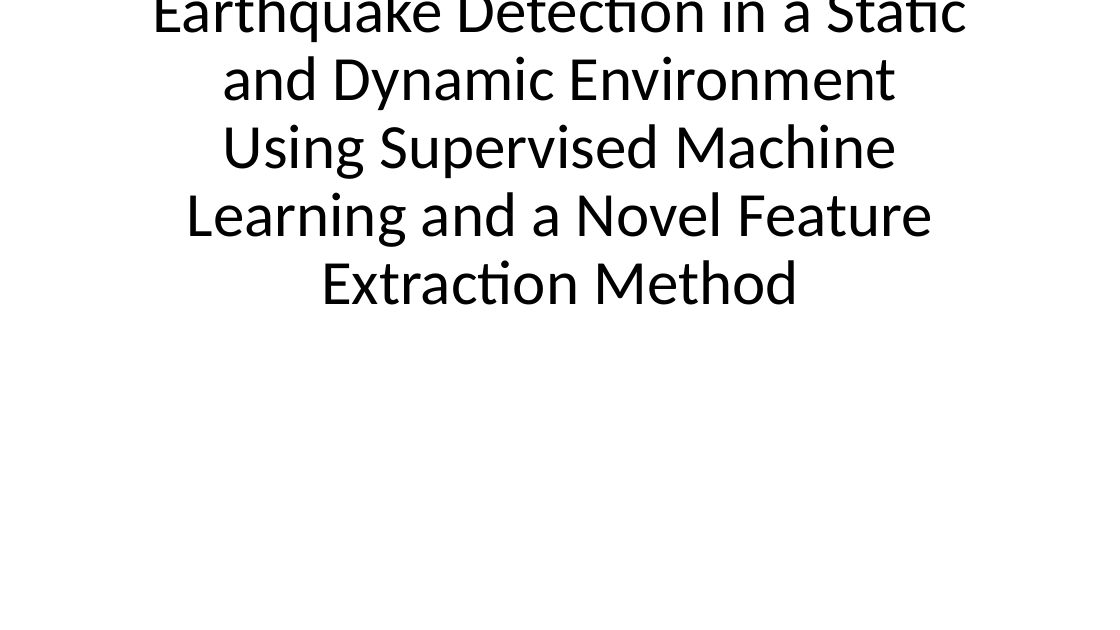
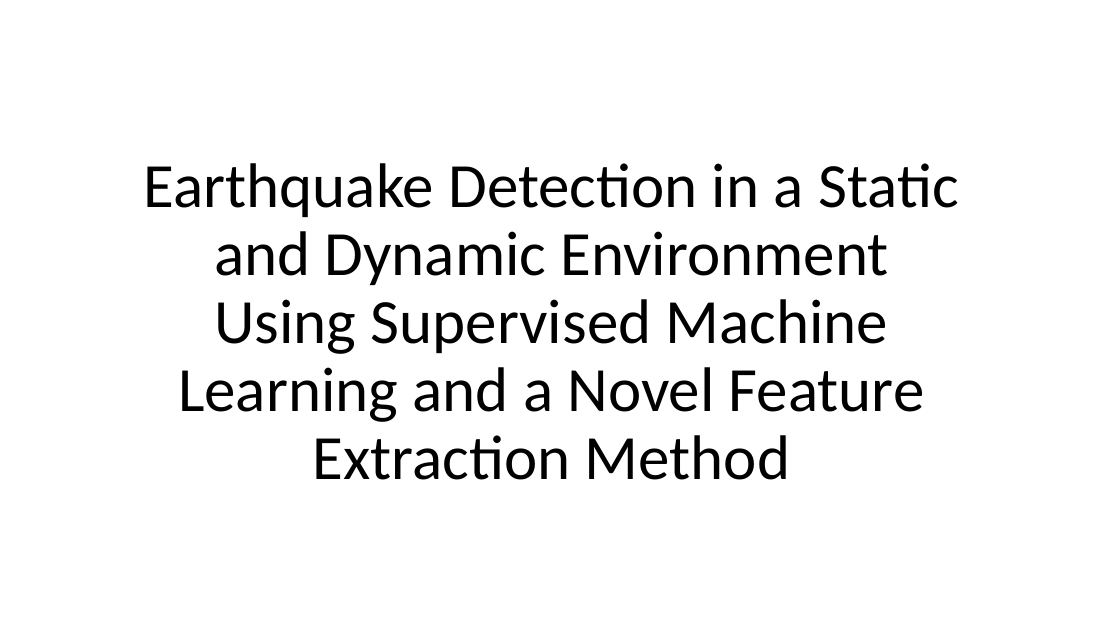
Before and after one commit to juvina03/SBP, a slide deck: slide 1 of PPT_Presentasi_SBP.pptx. Drawn at 1120x630 pixels with LibreOffice and Linux fonts; fonts in the diff are those of the drawing. Boxes give left, top, right and bottom in pixels: in the first picture for what was removed or moved away, otherwise in the second. Text is boxed around its words. In the diff, an @@ line names an element or a change of style, - is before the commit and + after.

```diff
--- a/PPT_Presentasi_SBP.pptx
+++ b/PPT_Presentasi_SBP.pptx
@@ title "Earthquake Detection in a Static ..." rewrapped from (152,0,968,305) to (144,163,959,480) @@
```
Also in this commit, not shown: 14 other slides changed, 1 slide added.
